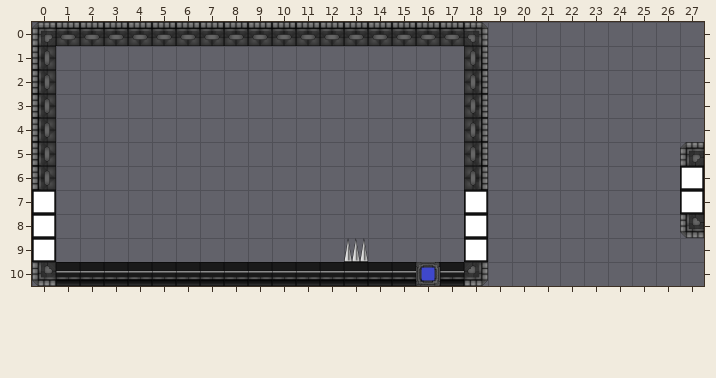
Tiled map (JSON), stored at Game/res/levels/DebugLevel.json. The picture above was drawn from the file before the commit.
Cells are 256x256 px. Shown: x 0..27, y 0..10.
The same view after the edit:
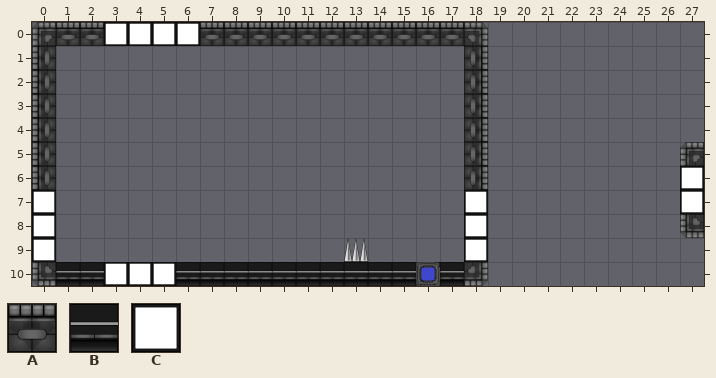
Key: from "FloorsAndWalls": A 27 "Ground.Top", B 36 "Ground.Bottom"; from "Portable": C 0 "Center".
_ is an empty cell.
Edits made:
Layer "GameObjects":
The author changed tile A to tile C in row 0 at x 3 to 6.
The author changed tile B to tile C in row 10 at x 3 to 5.
Where, in picture pixels (left, top, right, bottom), the same in both pictures:
changed: (104, 22, 200, 46)
changed: (104, 263, 176, 286)
